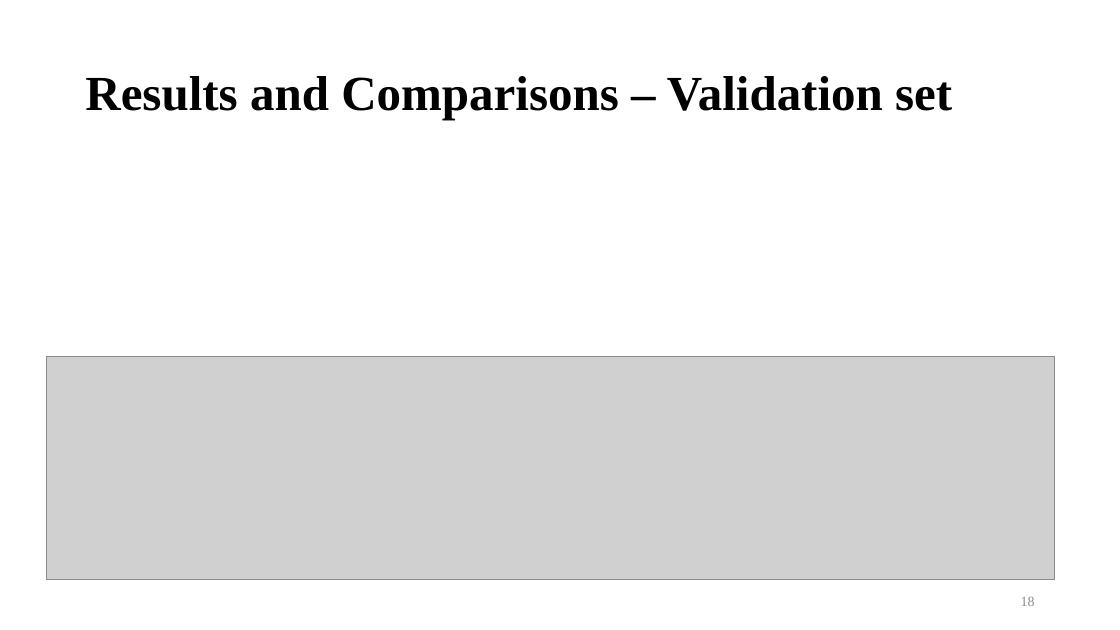
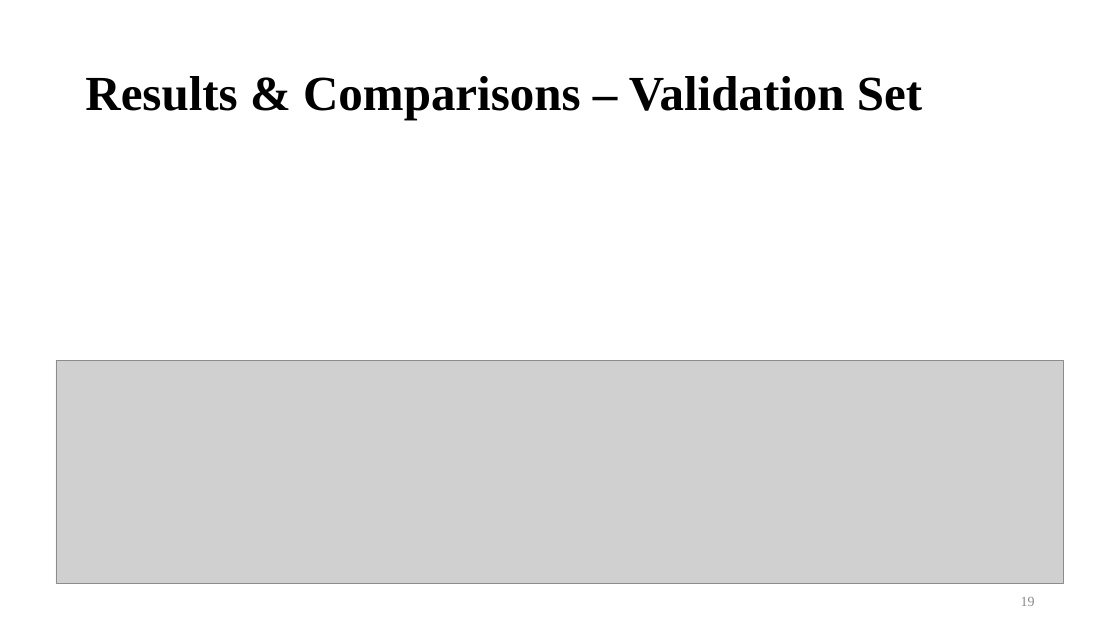
Before and after one commit to bernie6401/NTU_ML, a slide deck: slide 19 of Final Project/Final Paper/HO-Ensemble Learning for Brain Age Prediction.pptx (slide 18 before the commit). Drawn at 1120x630 pixels with LibreOffice and Linux fonts; fonts in the diff are those of the drawing; grey boxes stand for pictures; background and template pictures are left out. Boxes give left, top, right and bottom in pixels: in the first picture for what was removed or moved away, otherwise in the second. Text is boxed around its words. In the diff, an @@ line names an element or a change of style, - is before the commit and + after.

```diff
--- a/Final Project/Final Paper/HO-Ensemble Learning for Brain Age Prediction.pptx
+++ b/Final Project/Final Paper/HO-Ensemble Learning for Brain Age Prediction.pptx
@@ title at box(85, 76, 922, 120): text changed @@
-Results and Comparisons – Validation set
+Results & Comparisons – Validation Set
@@ picture: place and size @@
-picture at box(46, 356, 1054, 580)
+picture at box(56, 360, 1065, 584)
@@ page number at box(1021, 597, 1035, 606): text changed @@
-18
+19
```
Also in this commit, not shown: 5 other slides changed, 6 slides added, 1 other file.
